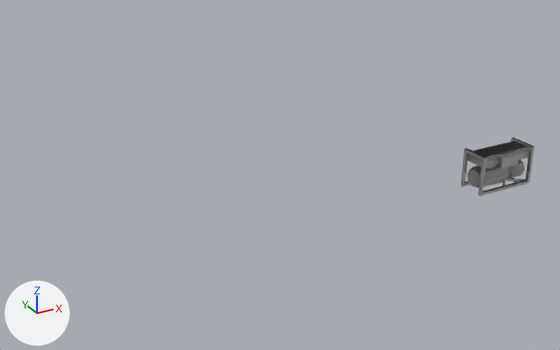
The OBJ model datacenter-designer/public/models/transformer_100.obj, before and after one commit.
Camera for both pictures: a 50 mm camera at (-5.05, -23.35, 10.31) aimed at (5.97, -3.32, 0.29). The axes (+X, +Y, +Z) are drawn at lower left. The lights are the same throughout. Where no turn or scale is listed for an object, it has been applied to the vertices.

The first picture shows 'obj1', 'obj2', 'obj3', 'obj4', 'obj5'.
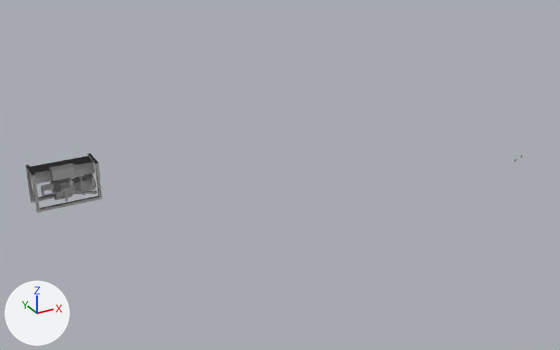
Where the change shows, as pixel boxes (x1, y1, x2, y2) in the pictures (560 x 350 px):
'obj2', mesh moved
    before: (461, 137, 535, 196)
    after: (26, 153, 102, 213)
'obj5', mesh moved
    before: (467, 141, 530, 185)
    after: (29, 156, 95, 200)
'obj3', mesh moved
    before: (486, 151, 525, 186)
    after: (41, 163, 97, 202)
'obj1', mesh moved
    before: (467, 166, 497, 187)
    after: (50, 174, 92, 195)
'obj4', mesh moved
    before: (470, 152, 525, 182)
    after: (38, 164, 81, 194)

What changed in the scene script:
```text
Change me_obj1:
    where me_obj1.from_pydata(...)  # 32 vertices, 42 faces; spans x 11.16..12.367, y -6.94..-6.217, z -0.018..0.704
    used by ob_obj1; location = (0.0, 0.0, 0.0)
    me_obj1 part 1: the whole mesh is moved by (-11.673, 6.578, -0.343)
Change me_obj2:
    where me_obj2.from_pydata(...)  # 80 vertices, 126 faces; spans x 11.09..13.18, y -7.04..-6.12, z -0.08..1.2
    used by ob_obj2; location = (0.0, 0.0, 0.0)
    me_obj2 part 2: the whole mesh is moved by (-12.26, 6.58, -0.5)
Change me_obj3:
    where me_obj3.from_pydata(...)  # 82 vertices, 112 faces; spans x 11.42..13.16, y -7.11..-6.17, z -0.12..1.18
    used by ob_obj3; location = (0.0, 0.0, 0.0)
    me_obj3 part 3: the whole mesh is moved by (-12.34, 6.64, -0.37)
Change me_obj4:
    where me_obj4.from_pydata(...)  # 164 vertices, 110 faces; spans x 11.14..13.1, y -7.12..-6.46, z 0.24..1.18
    used by ob_obj4; location = (0.0, 0.0, 0.0)
    me_obj4 part 4: the whole mesh is moved by (-12.07, 6.7, -0.46)
Change me_obj5:
    where me_obj5.from_pydata(...)  # 64 vertices, 84 faces; spans x 11.17..13.08, y -6.98..-6.18, z -0.03..1.15
    used by ob_obj5; location = (0.0, 0.0, 0.0)
    me_obj5 part 5: the whole mesh is moved by (-12.27, 6.64, -0.49)
```
